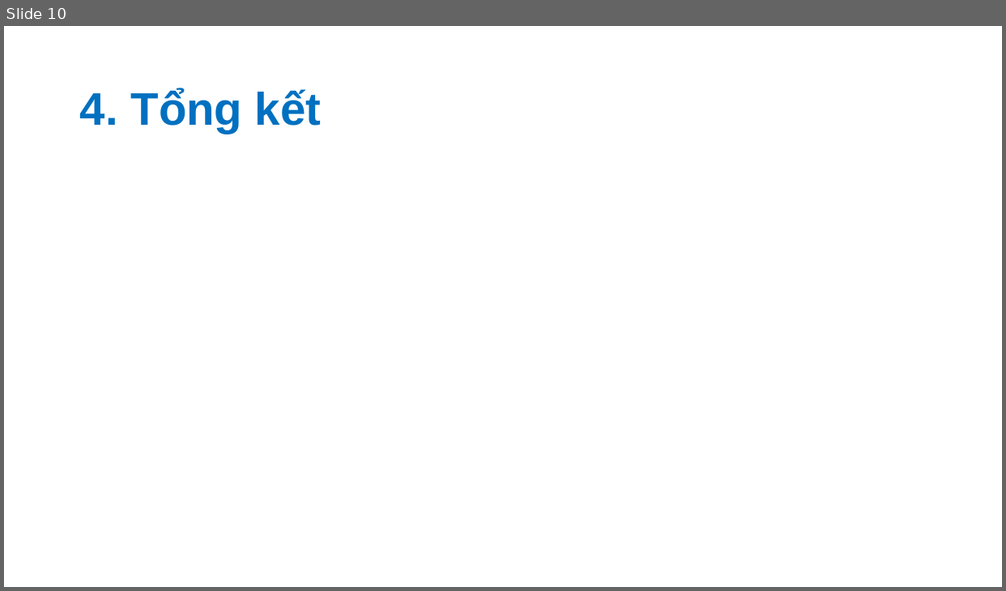
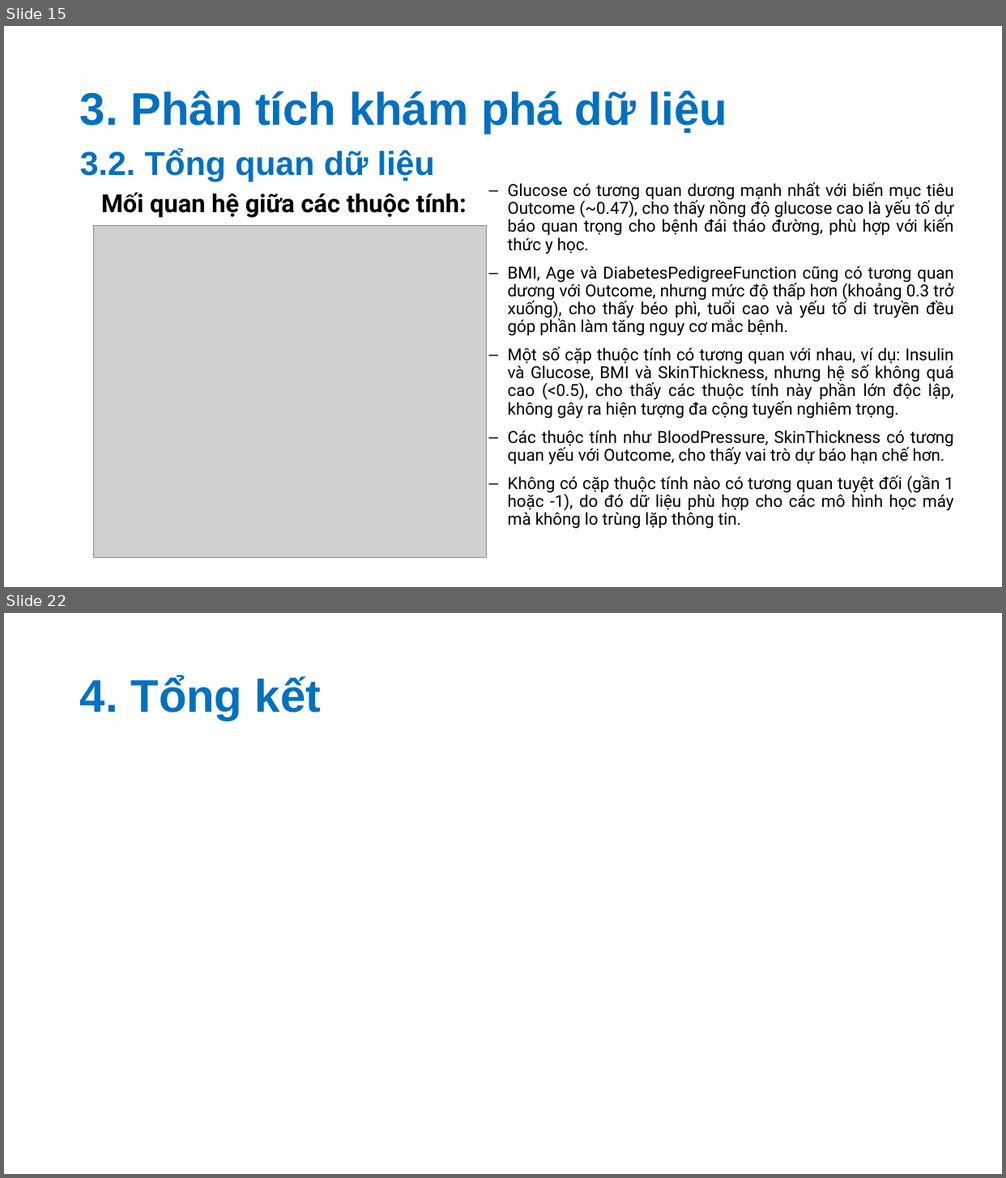
Before and after one commit to nvhao100604/PTDL_2025, a slide deck: BT3/slide/Phân tích khám phá về bệnh đái tháo đường.pptx. Shown one above the other, each under a label of ours: slide 10 before the commit, slides 15 and 22 after it; the slides between them are not shown. The pictures are 1006x591 and 1006x1178 pixels, drawn with LibreOffice and Linux fonts; fonts in the diff are those of the drawing; grey boxes stand for pictures. Boxes give left, top, right and bottom in pixels: in the first picture for what was removed or moved away, otherwise in the second. Text is boxed around its words. In the diff, an @@ line names an element or a change of style, - is before the commit and + after.

```diff
--- a/BT3/slide/Phân tích khám phá về bệnh đái tháo đường.pptx
+++ b/BT3/slide/Phân tích khám phá về bệnh đái tháo đường.pptx
@@ slide 15 added at (x1=4, y1=26, x2=1002, y2=587), background #FFFFFF @@
@@ title added at (x1=80, y1=91, x2=727, y2=133), 44 pt, text #0070C0, bold @@
+3. Phân tích khám phá dữ liệu
@@ text added at (x1=80, y1=148, x2=435, y2=182), 32 pt, text #0070C0, bold @@
+3.2. Tổng quan dữ liệu
@@ text added at (x1=101, y1=192, x2=467, y2=218), 24 pt, text #000000, bold @@
+Mối quan hệ giữa các thuộc tính:
@@ text added at (x1=508, y1=182, x2=954, y2=529), 16 pt, text #000000 @@
+‒ Glucose có tương quan dương mạnh nhất với biến mục tiêu Outcome (~0.47), cho thấy nồng độ glucose cao là yếu tố dự báo quan trọng cho bệnh đái tháo đường, phù hợp với kiến thức y học.
+‒ BMI, Age và DiabetesPedigreeFunction cũng có tương quan dương với Outcome, nhưng mức độ thấp hơn (khoảng 0.3 trở xuống), cho thấy béo phì, tuổi cao và yếu tố di truyền đều góp phần làm tăng nguy cơ mắc bệnh.
+‒ Một số cặp thuộc tính có tương quan với nhau, ví dụ: Insulin và Glucose, BMI và SkinThickness, nhưng hệ số không quá cao (<0.5), cho thấy các thuộc tính này phần lớn độc lập, không gây ra hiện tượng đa cộng tuyến nghiêm trọng.
+‒ Các thuộc tính như BloodPressure, SkinThickness có tương quan yếu với Outcome, cho thấy vai trò dự báo hạn chế hơn.
+‒ Không có cặp thuộc tính nào có tương quan tuyệt đối (gần 1 hoặc -1), do đó dữ liệu phù hợp cho các mô hình học máy mà không lo trùng lặp thông tin.
@@ picture added at (x1=94, y1=226, x2=487, y2=557) @@
@@ what was slide 10 is now slide 22 @@
```
Also in this commit, not shown: 4 slides changed, 12 other slides added, 1 slide removed.
